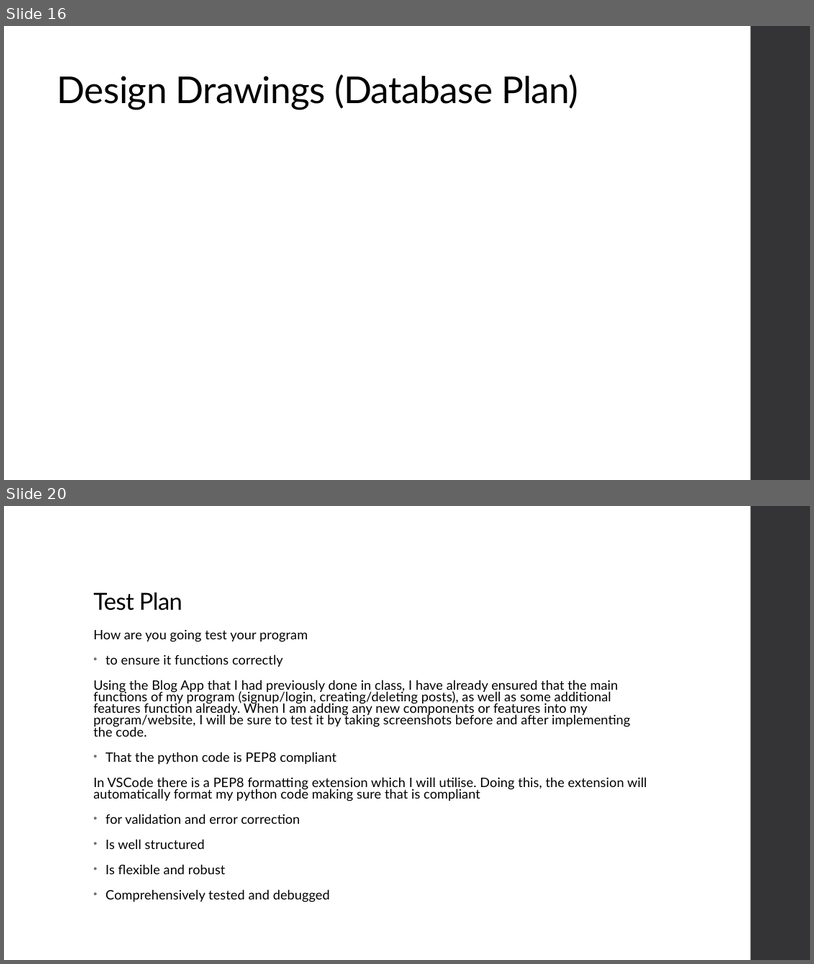
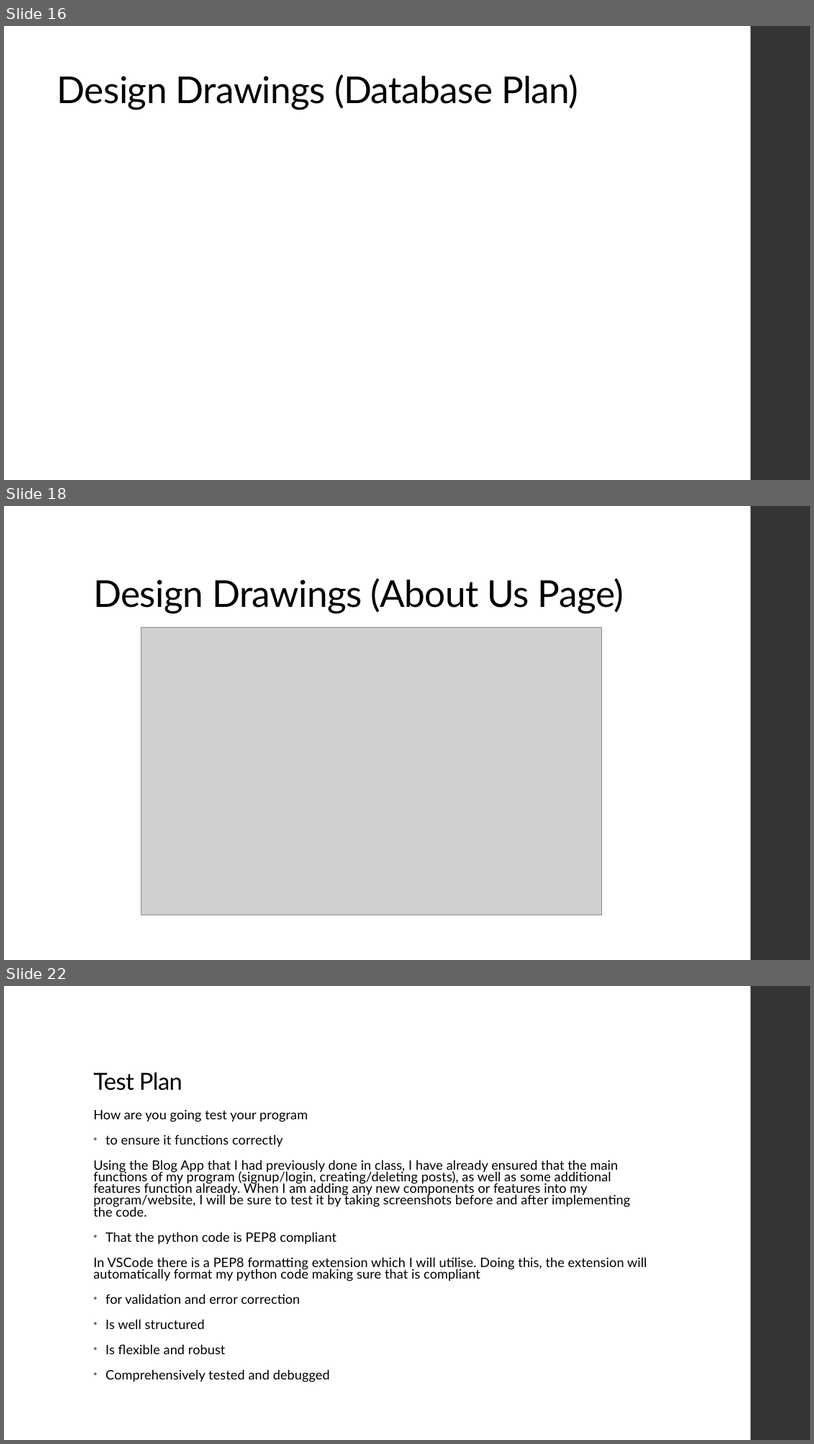
Before and after one commit to niuqaoJ-life/jollibee-fanpage, a slide deck: AS91903_91906_Evidence_Joaquin_Badenas.pptx. Shown one above the other, each under a label of ours: slides 16 and 20 before the commit, slides 16, 18 and 22 after it; the slides between them are not shown. The pictures are 814x964 and 814x1444 pixels, drawn with LibreOffice and Linux fonts; fonts in the diff are those of the drawing; grey boxes stand for pictures. Boxes give left, top, right and bottom in pixels: in the first picture for what was removed or moved away, otherwise in the second. Text is boxed around its words. In the diff, an @@ line names an element or a change of style, - is before the commit and + after.

```diff
--- a/AS91903_91906_Evidence_Joaquin_Badenas.pptx
+++ b/AS91903_91906_Evidence_Joaquin_Badenas.pptx
@@ slide 18 added at (4,506,810,960), background #FFFFFF; not listed: 1 template element that a slide beside it also shows @@
@@ title added at (93,578,624,613), 44 pt, text #000000 @@
+Design Drawings (About Us Page)
@@ picture added at (142,627,602,915) @@
@@ what was slide 20 is now slide 22 @@
```
Also in this commit, not shown: 7 slides changed, 1 other slide added.
